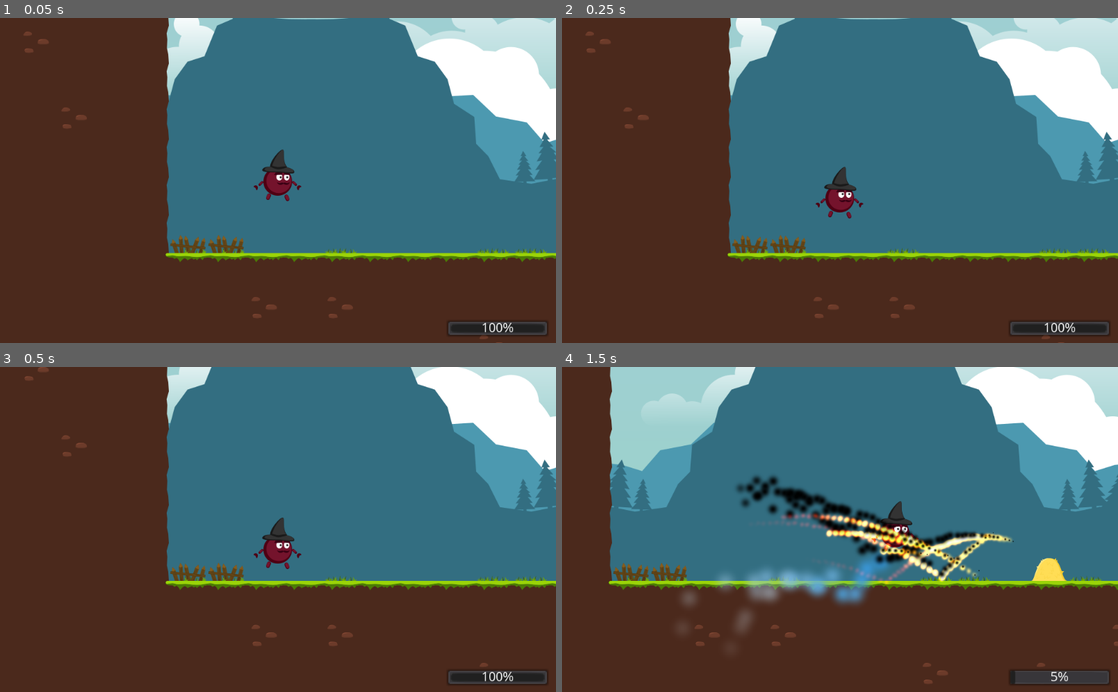
Above: before the commit, frames 1-4 (two rows, left to right).
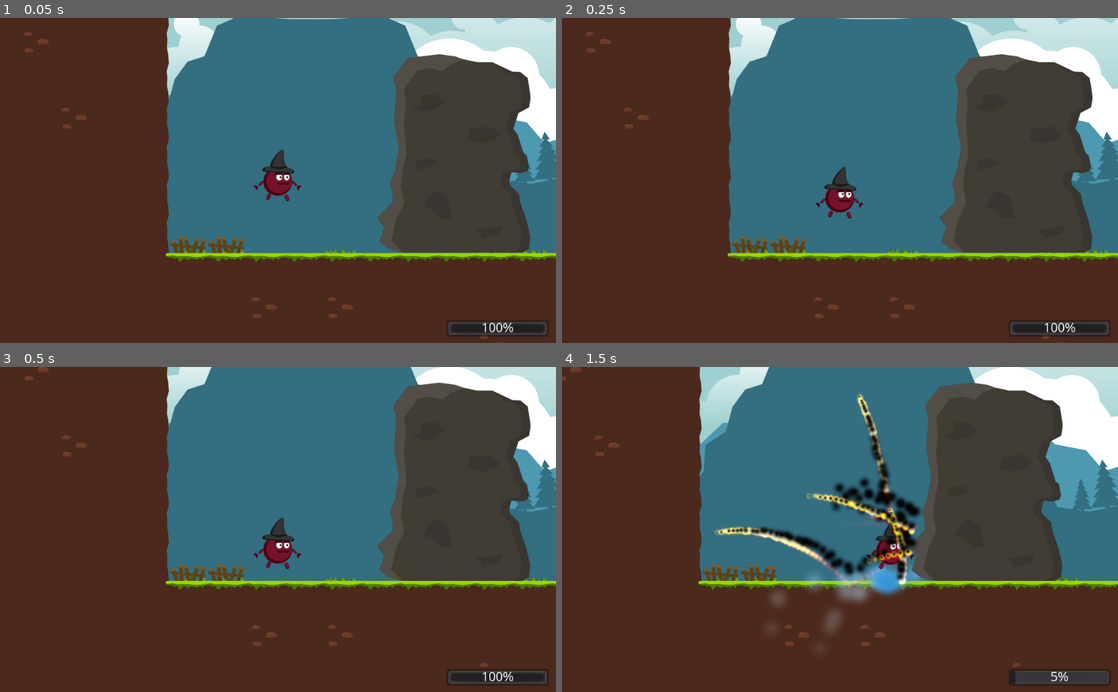
Above: after the commit, the same moments.

Repository: tom95/thrown-back
Game: Godot game, scene res://game/game.tscn
The game is run twice, just before and just after one commit, with the same random seed, the same clock (stepped at 60 frames per second) and the same inputs.
Inputs:
- Up to frame 1 (0.05 s): no input
- Up to frame 2 (0.25 s): no input
- Up to frame 3 (0.5 s): no input
- Up to frame 4 (1.5 s): hold Space (fire) 0.53-1.28 s; hold Right (move_right) from 0.53 s (still down); tap Up (jump) at 0.77 s; tap Space (fire) at 1.35 s

The runs differ from the first frame. In frame 1, 14% of the frame differs, in the area x 67-96%, y 11-73%; in frame 2, 14%; in frame 3, 14%; in frame 4, 36%, in the area x 0-100%, y 0-98%.

Commit message:
Add stone prop

Diff:
--- a/game/game.tscn
+++ b/game/game.tscn
@@ -7,6 +7,7 @@
 [ext_resource path="res://characters/bear/bear.tscn" type="PackedScene" id=5]
 [ext_resource path="res://characters/beholder/beholder.tscn" type="PackedScene" id=6]
 [ext_resource path="res://characters/goblin/goblin.tscn" type="PackedScene" id=7]
+[ext_resource path="res://props/stone.tscn" type="PackedScene" id=8]
 
 [node name="game" type="Node2D"]
 
@@ -39,5 +40,9 @@
 
 position = Vector2( 2604.36, -572.202 )
 
+[node name="stone" parent="." instance=ExtResource( 8 )]
+
+position = Vector2( -41.1441, 453.979 )
+
 
 [editable path="hud"]
--- /dev/null
+++ b/props/stone.svg
@@ -0,0 +1,124 @@
+<?xml version="1.0" encoding="UTF-8" standalone="no"?>
+<!-- Created with Inkscape (http://www.inkscape.org/) -->
+
+<svg
+   xmlns:dc="http://purl.org/dc/elements/1.1/"
+   xmlns:cc="http://creativecommons.org/ns#"
+   xmlns:rdf="http://www.w3.org/1999/02/22-rdf-syntax-ns#"
+   xmlns:svg="http://www.w3.org/2000/svg"
+   xmlns="http://www.w3.org/2000/svg"
+   xmlns:sodipodi="http://sodipodi.sourceforge.net/DTD/sodipodi-0.dtd"
+   xmlns:inkscape="http://www.inkscape.org/namespaces/inkscape"
+   width="282.59985"
+   height="366.64651"
+   viewBox="0 0 74.77121 97.00856"
+   version="1.1"
+   id="svg8"
+   inkscape:version="0.92.2 (unknown)"
+   sodipodi:docname="stone.svg">
+  <defs
+     id="defs2" />
+  <sodipodi:namedview
+     id="base"
+     pagecolor="#ffffff"
+     bordercolor="#666666"
+     borderopacity="1.0"
+     inkscape:pageopacity="0.0"
+     inkscape:pageshadow="2"
+     inkscape:zoom="1.1675781"
+     inkscape:cx="80.645472"
+     inkscape:cy="99.753577"
+     inkscape:document-units="px"
+     inkscape:current-layer="layer2"
+     showgrid="false"
+     units="px"
+     inkscape:window-width="1920"
+     inkscape:window-height="1017"
+     inkscape:window-x="0"
+     inkscape:window-y="30"
+     inkscape:window-maximized="1"
+     inkscape:snap-global="false">
+    <inkscape:grid
+       type="xygrid"
+       id="grid855"
+       originx="-13.766477"
+       originy="-143.44329" />
+  </sodipodi:namedview>
+  <metadata
+     id="metadata5">
+    <rdf:RDF>
+      <cc:Work
+         rdf:about="">
+        <dc:format>image/svg+xml</dc:format>
+        <dc:type
+           rdf:resource="http://purl.org/dc/dcmitype/StillImage" />
+        <dc:title></dc:title>
+      </cc:Work>
+    </rdf:RDF>
+  </metadata>
+  <g
+     inkscape:label="Layer 1"
+     inkscape:groupmode="layer"
+     id="layer1"
+     transform="translate(-13.766477,-56.548141)"
+     sodipodi:insensitive="true"
+     style="display:none">
+    <rect
+       style="fill:#ff00ff;fill-opacity:1;stroke:none;stroke-width:0.18325864;stroke-miterlimit:4;stroke-dasharray:none;stroke-opacity:1"
+       id="rect853"
+       width="18.520834"
+       height="18.520834"
+       x="12.463477"
+       y="135.03587" />
+  </g>
+  <g
+     inkscape:groupmode="layer"
+     id="layer2"
+     inkscape:label="Layer 2"
+     transform="translate(-1.3029999,78.487726)">
+    <path
+       style="fill:#393530;fill-opacity:1;fill-rule:evenodd;stroke:none;stroke-width:0.69701588px;stroke-linecap:butt;stroke-linejoin:miter;stroke-opacity:1"
+       d="M 13.839491,18.520833 6.8250257,16.580662 2.3477075,13.148054 4.7356105,5.9843455 1.3029999,1.3577815 8.7651971,-6.253659 8.6159528,-12.074173 7.4220017,-15.059052 9.9591485,-21.924273 11.89932,-32.669836 9.5114167,-46.101791 l 1.0447073,-14.327417 -1.4924388,-7.014465 7.3129528,-9.253126 15.22288,-1.790927 18.357008,3.880341 h 7.462195 l 9.700856,4.626564 3.880342,0.149238 3.581859,2.984878 1.492435,9.551613 -0.895461,4.775806 -5.074297,2.686391 -2.537145,7.611441 2.089417,2.984879 2.835634,8.954636 1.641682,1.343196 1.044709,5.522026 -0.895463,2.089415 -3.28337,0.895464 -4.328072,-0.447733 -1.193953,4.328075 0.447733,1.940171 4.328074,4.328074 0.746218,4.3280748 2.835634,8.0591725 1.940171,8.2084157 -0.596972,6.268245 -3.581854,1.940176 z"
+       id="path877"
+       inkscape:connector-curvature="0"
+       sodipodi:nodetypes="cccccccccccccccccccccccccccccccccccccccc" />
+    <path
+       sodipodi:nodetypes="cccccccccccccccccccccccccccccccccccccccc"
+       inkscape:connector-curvature="0"
+       id="path889"
+       d="M 13.839491,18.520833 6.8250257,16.580662 2.3477075,13.148054 4.7356105,5.9843455 1.3029999,1.3577815 8.7651971,-6.253659 8.6159528,-12.074173 7.4220017,-15.059052 9.9591485,-21.924273 11.89932,-32.669836 9.5114167,-46.101791 l 1.0447073,-14.327417 -1.4924388,-7.014465 7.3129528,-9.253126 15.22288,-1.790927 18.357008,3.880341 h 7.462195 l 5.518761,4.626564 3.66928,0.887958 3.792921,2.246158 1.492435,9.551613 -0.895461,4.775806 -5.074297,2.686391 -2.537144,7.611441 2.089416,2.984879 2.835635,8.954636 1.641681,1.343196 1.044709,4.127994 -0.895463,2.089415 -3.28337,0.895464 -4.328072,0.946299 -1.193953,4.328075 0.447733,1.940171 4.328074,4.328074 0.746218,4.3280748 2.835634,8.0591725 1.940171,8.2084157 -1.335692,6.057183 -2.843134,2.151238 z"
+       style="fill:#413d35;fill-opacity:1;fill-rule:evenodd;stroke:none;stroke-width:0.69701588px;stroke-linecap:butt;stroke-linejoin:miter;stroke-opacity:1" />
+    <path
+       style="fill:#393530;fill-opacity:1;fill-rule:evenodd;stroke:none;stroke-width:0.69701588px;stroke-linecap:butt;stroke-linejoin:miter;stroke-opacity:1"
+       d="m 21.152444,-22.073517 5.708578,-1.604372 3.693789,-1.380506 -2.537147,-2.686391 -5.522025,0.298488 -3.134122,2.089415 z"
+       id="path879"
+       inkscape:connector-curvature="0"
+       sodipodi:nodetypes="ccccccc" />
+    <path
+       style="fill:#393530;fill-opacity:1;fill-rule:evenodd;stroke:none;stroke-width:0.69701588px;stroke-linecap:butt;stroke-linejoin:miter;stroke-opacity:1"
+       d="m 45.145352,-36.270642 7.914855,1.266376 6.437415,-2.216159 1.47744,-2.743816 -5.382102,-3.377005 -4.010193,0.949782 -5.17104,0.105531 z"
+       id="path881"
+       inkscape:connector-curvature="0" />
+    <path
+       style="fill:#393530;fill-opacity:1;fill-rule:evenodd;stroke:none;stroke-width:0.69701588px;stroke-linecap:butt;stroke-linejoin:miter;stroke-opacity:1"
+       d="m 18.42212,-52.980817 4.53785,2.532754 5.487635,-0.738719 6.120822,-3.6936 -4.854447,-4.221257 -7.281667,0.527658 0.422126,4.53785 z"
+       id="path883"
+       inkscape:connector-curvature="0" />
+    <path
+       style="fill:#393530;fill-opacity:1;fill-rule:evenodd;stroke:none;stroke-width:0.69701588px;stroke-linecap:butt;stroke-linejoin:miter;stroke-opacity:1"
+       d="m 29.002152,-12.083271 6.859542,3.06041 0.949782,5.8042267 1.160846,4.8544441 -6.331884,0.1055336 -3.693599,-4.4323172 -4.643382,-1.3719087 z"
+       id="path885"
+       inkscape:connector-curvature="0" />
+    <path
+       style="fill:#393530;fill-opacity:1;fill-rule:evenodd;stroke:none;stroke-width:0.69701588px;stroke-linecap:butt;stroke-linejoin:miter;stroke-opacity:1"
+       d="m 49.475246,7.3345075 3.482536,4.4323175 8.125917,-2.9548802 1.055315,-3.3770041 z"
+       id="path887"
+       inkscape:connector-curvature="0" />
+    <path
+       style="fill:#524d46;fill-opacity:1;fill-rule:evenodd;stroke:none;stroke-width:0.69701588px;stroke-linecap:butt;stroke-linejoin:miter;stroke-opacity:1"
+       d="M 13.839491,18.520833 6.8250257,16.580662 2.3477075,13.148054 4.7356105,5.9843455 1.3029999,1.3577815 8.7651971,-6.253659 8.6159528,-12.074173 7.4220017,-15.059052 9.9591485,-21.924273 11.89932,-32.669836 9.5114167,-46.101791 l 1.0447073,-14.327417 -1.4924388,-7.014465 7.3129528,-9.253126 15.22288,-1.790927 7.546146,0.988742 4.328075,1.520423 -6.697322,2.546473 -3.647147,3.227399 -6.184295,-1.548405 -6.035053,1.137986 -6.482784,8.749424 0.680926,7.555475 -0.811514,9.943378 1.277901,14.271451 -1.706977,6.958499 -1.110002,8.749426 1.576389,8.6001817 -4.244124,9.197158 -1.8562218,9.1971583 z"
+       id="path891"
+       inkscape:connector-curvature="0"
+       sodipodi:nodetypes="ccccccccccccccccccccccccccccccc" />
+  </g>
+</svg>
--- /dev/null
+++ b/props/stone.tscn
@@ -0,0 +1,23 @@
+[gd_scene load_steps=2 format=2]
+
+[ext_resource path="res://props/stone.svg" type="Texture" id=1]
+
+[node name="stone" type="StaticBody2D"]
+
+input_pickable = false
+collision_layer = 1
+collision_mask = 1
+constant_linear_velocity = Vector2( 0, 0 )
+constant_angular_velocity = 0.0
+friction = 1.0
+bounce = 0.0
+
+[node name="stone" type="Sprite" parent="."]
+
+position = Vector2( -0.426926, -182.953 )
+texture = ExtResource( 1 )
+
+[node name="CollisionPolygon2D" type="CollisionPolygon2D" parent="."]
+
+build_mode = 0
+polygon = PoolVector2Array( -134.151, -0.552368, -141.193, -65.6911, -100.701, -194.208, -112.144, -325.366, -83.7517, -360.163, -22.6805, -368.545, 37.0346, -352.777, 70.1237, -352.379, 106.647, -333.22, 132.991, -324.837, 143.17, -2.11795 )
Not shown: 1 places in game/game.tscn that only renumber resources
